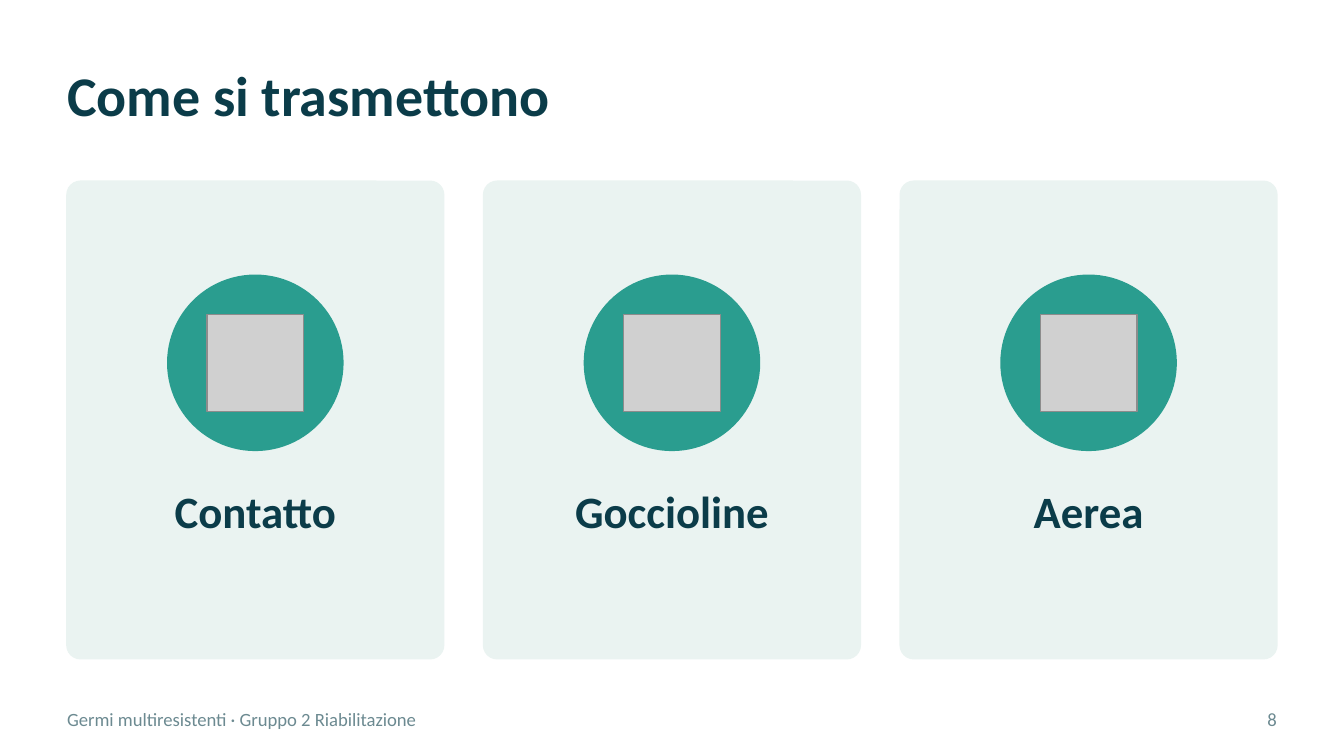
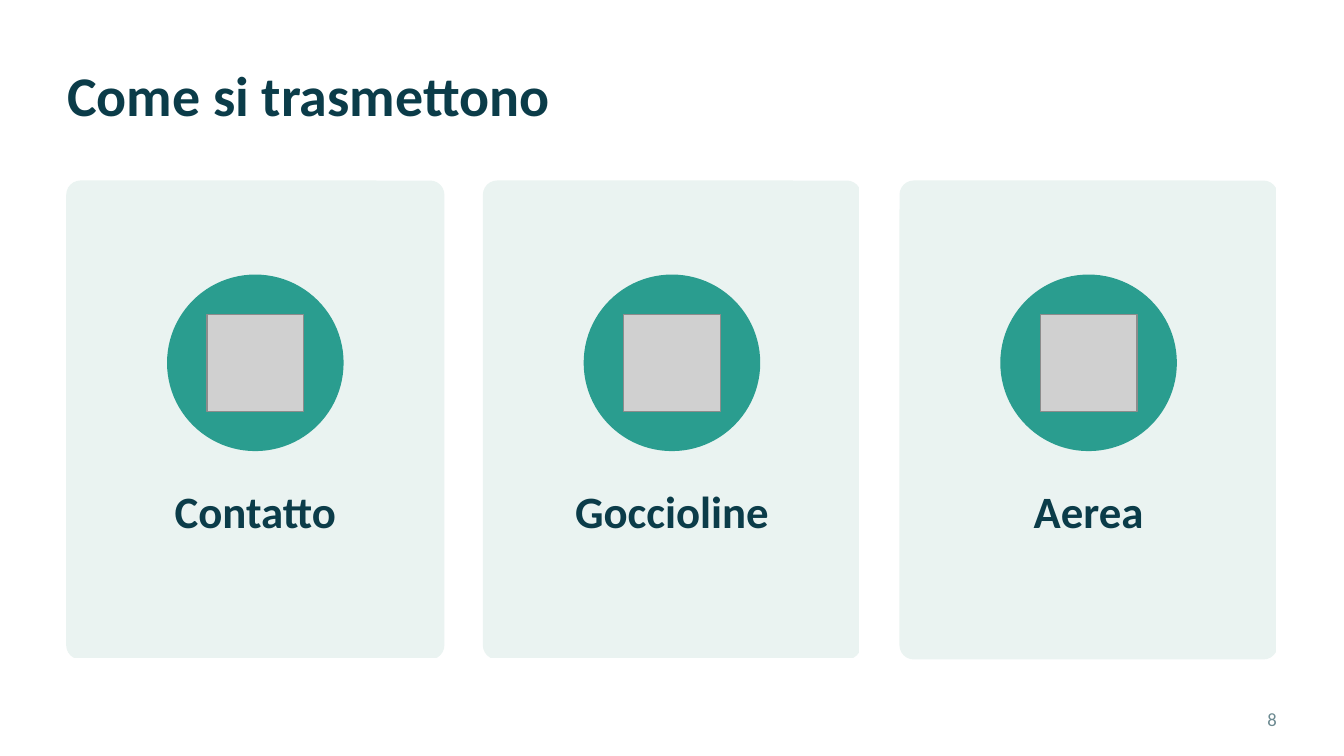
Before and after one commit to theRealCB/04_SSPSS, a slide deck: slide 13 of Situazioni di cura/Multiresistenze/Multiresistenze_Gruppo2_v6.pptx. Drawn at 1344x756 pixels with LibreOffice and Linux fonts; fonts in the diff are those of the drawing; grey boxes stand for pictures. Boxes give left, top, right and bottom in pixels: in the first picture for what was removed or moved away, otherwise in the second. Text is boxed around its words. In the diff, an @@ line names an element or a change of style, - is before the commit and + after.

```diff
--- a/Situazioni di cura/Multiresistenze/Multiresistenze_Gruppo2_v6.pptx
+++ b/Situazioni di cura/Multiresistenze/Multiresistenze_Gruppo2_v6.pptx
@@ rectangle added at [860,181,896,756], fill #FFFFFF, outline #FFFFFF 1 pt @@
@@ rectangle added at [0,659,900,755], fill #FFFFFF, outline #FFFFFF 1 pt @@
@@ text removed at [67,713,416,729] @@
-Germi multiresistenti · Gruppo 2 Riabilitazione
```
Also in this commit, not shown: 79 other slides changed, 1 slide added, 1 slide removed, 3 other files.
